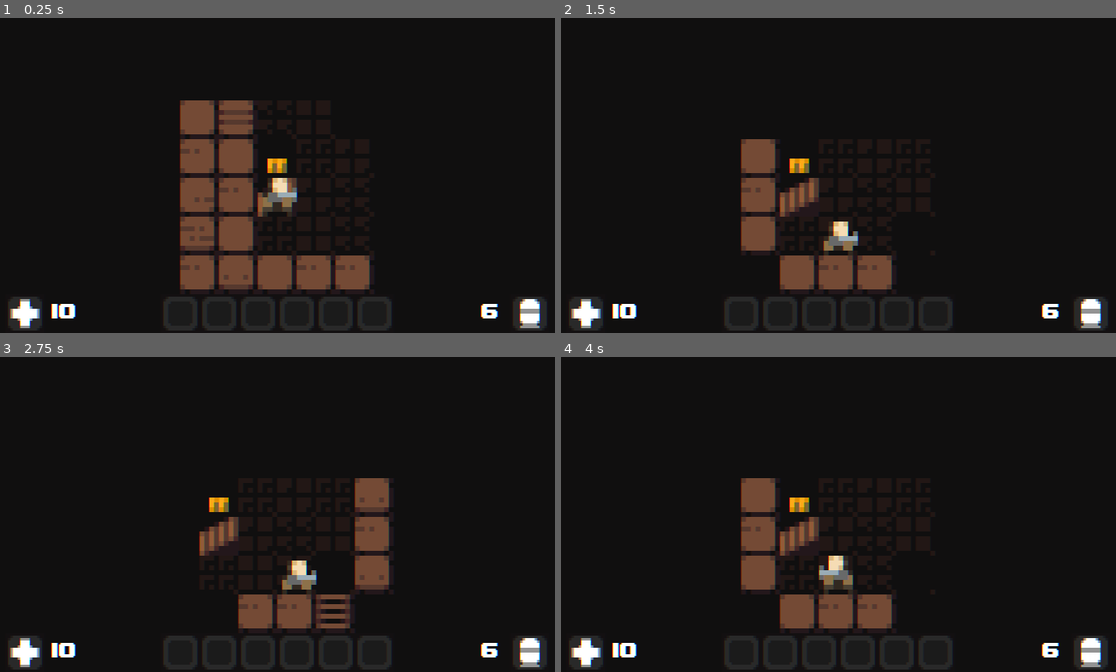
Above: before the commit, frames 1-4 (two rows, left to right).
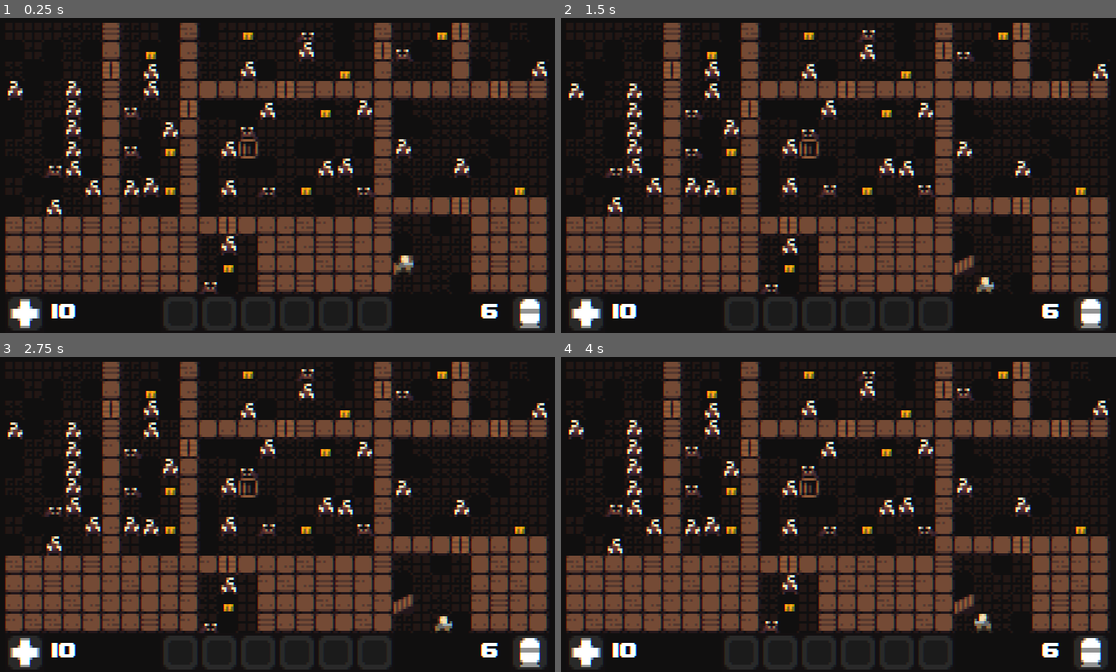
Above: after the commit, the same moments.

Repository: PavelProvotorov/Scrounger
Game: Godot game, scene res://Scenes/Main.tscn
The game is run twice, just before and just after one commit, with the same random seed, the same clock (stepped at 60 frames per second) and the same inputs. Sound files missing from this copy of the repository are replaced by a short silence.
Inputs:
- Up to frame 1 (0.25 s): no input
- Up to frame 2 (1.5 s): hold Right (ui_right) 0.53-1.28 s; tap Enter at 1.25 s; hold Down (ui_down) from 1.28 s (still down)
- Up to frame 3 (2.75 s): release Down (ui_down) at 2.03 s; hold Right (ui_right) from 2.03 s (still down)
- Up to frame 4 (4 s): tap Space at 2.75 s; release Right (ui_right) at 2.78 s; hold Up (ui_up) 2.78-3.53 s; hold Left (ui_left) from 3.53 s (still down)

The runs differ from the first frame. In frame 1, 33% of the frame differs, in the area x 0-99%, y 1-87%; in frame 2, 31%; in frame 3, 31%; in frame 4, 31%.

Commit message:
Item Spawn
- Added item spawn to level generation
- Fixed mob engagement check (did not see trough items)
- Renamed singletone Mobs to Data (will store all json data in here)

Diff:
--- a/Mobs/Player.tscn
+++ b/Mobs/Player.tscn
@@ -39,7 +39,6 @@
 
 [node name="Camera2D" type="Camera2D" parent="."]
 position = Vector2( 4, 4 )
-current = true
 zoom = Vector2( 0.5, 0.5 )
 
 [node name="Tween" type="Tween" parent="."]
--- a/Scenes/Level_Empty.tscn
+++ b/Scenes/Level_Empty.tscn
@@ -100,6 +100,7 @@
 format = 1
 
 [node name="Fog" type="TileMap" parent="."]
+visible = false
 z_index = 3
 tile_set = ExtResource( 6 )
 cell_size = Vector2( 8, 8 )
--- /dev/null
+++ b/Scripts/Data.gd
@@ -0,0 +1,28 @@
+extends Node
+
+var MOB_LIST = {
+	1: {
+		"Grunt": 100,
+		"Parasite": 40
+	},
+	2: {
+		"Grunt": 100,
+		"Parasite": 40
+	},
+	3: {
+		"Grunt": 100,
+		"Parasite": 40
+	},
+}
+
+var ITEM_LIST = {
+	1: {
+		"Ammo": 100
+	},
+	2: {
+		"Ammo": 100
+	},
+	3: {
+		"Ammo": 100
+	},
+}
--- a/Scripts/Mobs.gd
+++ /dev/null
@@ -1,16 +0,0 @@
-extends Node
-
-var MOB_LIST = {
-	1: {
-		"Grunt": 100,
-		"Parasite": 25
-	},
-	2: {
-		"Grunt": 100,
-		"Parasite": 25
-	},
-	3: {
-		"Grunt": 100,
-		"Parasite": 25
-	},
-}
--- a/Scripts/levelgen/Level_Logic.gd
+++ b/Scripts/levelgen/Level_Logic.gd
@@ -209,7 +209,6 @@
 			var cell = Vector2((rect_start.x + x),(rect_start.y + y))
 			cell_array.append(cell)
 
-	print(cell_array)
 	for cell in cell_array:
 		player.raycast_cast_to(player.NODE_RAYCAST_MOB,player_position,cell)
 		player.NODE_RAYCAST_MOB.force_raycast_update()
@@ -219,6 +218,8 @@
 			var raycast_collider_position = self.world_to_map(raycast_collider_point)
 			if raycast_collider == Global.LEVEL_LAYER_LOGIC:
 				pass
+			elif raycast_collider.is_in_group(Global.GROUPS.ITEM):
+				player.NODE_RAYCAST_FOG.add_exception(raycast_collider)
 			elif raycast_collider.is_in_group(Global.GROUPS.HOSTILE):
 				print(raycast_collider)
 				raycast_collider.AI_state = Global.AI_STATE_LIST.STATE_ENGAGE
@@ -255,6 +256,7 @@
 	bsp_generator_add_passage()
 	bsp_generator_add_vents()
 	bsp_generator_add_mobs()
+	bsp_generator_add_items()
 
 	# SET TEXTURES FOR TILES
 	tilemap_texture_set_random(TILESET_BASE.TILE_DOOR_CLOSED,TILESET_LOGIC.TILE_DOOR)
@@ -490,7 +492,7 @@
 		walls_array.erase(tile)
 
 func bsp_generator_add_mobs():
-	var mob_list = Mobs.MOB_LIST[level_floor].keys()
+	var mob_list = Data.MOB_LIST[level_floor].keys()
 
 	free_cells = []
 	for room in rooms_array:
@@ -500,32 +502,41 @@
 
 	var mob_count  = (round(free_cells.size()/(rand_range(5,8))))
 
-	print(Mobs.MOB_LIST[level_floor]["Grunt"])
-	print(mob_list)
-	print(mob_count)
-
 	for mob in mob_count:
 		randomize()
 		var cell = free_cells[randi() % free_cells.size()]
-
 		var mob_type = mob_list[randi() % mob_list.size()]
-		var mob_chance = Mobs.MOB_LIST[level_floor][mob_type]
-
-		Global.NODE_MAIN.level_mob_spawn(mob_type,cell)
-		free_cells.erase(cell)
-
-	pass
-
-func bsp_generator_add_items(items:Array):
+		var mob_chance = Data.MOB_LIST[level_floor][mob_type]
+		var spawn_chance = util_chance(mob_chance)
+		if spawn_chance == true:
+			Global.NODE_MAIN.level_mob_spawn(mob_type,cell)
+			free_cells.erase(cell)
+		if spawn_chance == false:
+			Global.NODE_MAIN.level_mob_spawn(mob_list[0],cell)
+			free_cells.erase(cell)
+	pass
+
+func bsp_generator_add_items():
+	var item_list = Data.ITEM_LIST[level_floor].keys()
+	var item_count  = (round(free_cells.size()/(rand_range(18,20))))
+
+	for item in item_count:
+		randomize()
+		var cell = free_cells[randi() % free_cells.size()]
+		var item_type = item_list[randi() % item_list.size()]
+		var item_chance = Data.ITEM_LIST[level_floor][item_type]
+		var spawn_chance = util_chance(item_chance)
+		if spawn_chance == true:
+			Global.NODE_MAIN.level_item_spawn(item_type,cell)
+			free_cells.erase(cell)
+		if spawn_chance == false:
+			pass
 	pass
 
 func bsp_generator_sort_room_vectors(rooms:Array):
 	for room in rooms:
 		room.sort()
 	return rooms_array
-
-func mob_list():
-	pass
 
 # TEXTURES TO TILES
 #---------------------------------------------------------------------------------------
--- a/Scripts/nodes/Main.gd
+++ b/Scripts/nodes/Main.gd
@@ -33,7 +33,7 @@
 	Global.LEVEL_LAYER_LOGIC.bsp_generator()
 	level_entrance = Global.LEVEL_LAYER_LOGIC.get_used_cells_by_id(Global.LEVEL_LAYER_LOGIC.TILESET_LOGIC.TILE_ENTRANCE)
 #	level_mob_spawn("Grunt",level_entrance[0]+Vector2.UP)
-	level_item_spawn("Ammo",level_entrance[0]+Vector2.UP)
+#	level_item_spawn("Ammo",level_entrance[0]+Vector2.UP)
 #	level_item_spawn("Ammo",level_entrance[0])
 	level_mob_spawn("Player",level_entrance[0])
 #	level_mob_spawn("Player",Vector2(14,5))
--- a/project.godot
+++ b/project.godot
@@ -17,7 +17,7 @@
 [autoload]
 
 Global="*res://Scripts/Global.gd"
-Mobs="*res://Scripts/Mobs.gd"
+Data="*res://Scripts/Data.gd"
 Sound="*res://Scripts/Sound.gd"
 
 [display]
